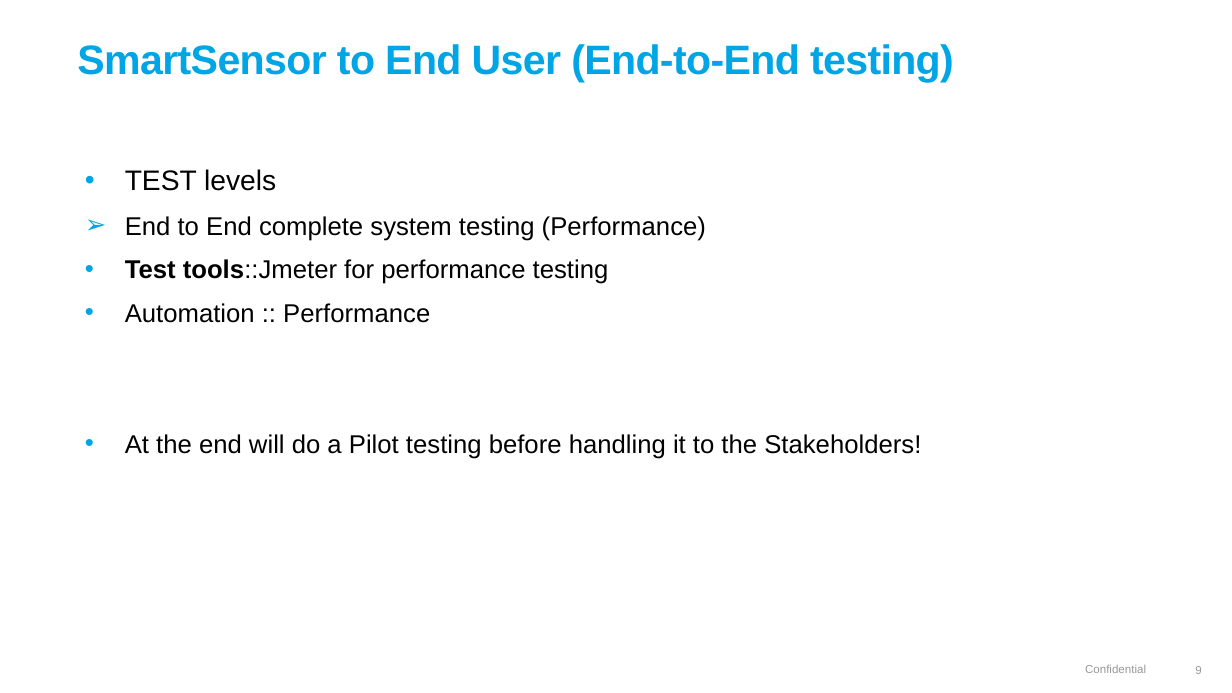
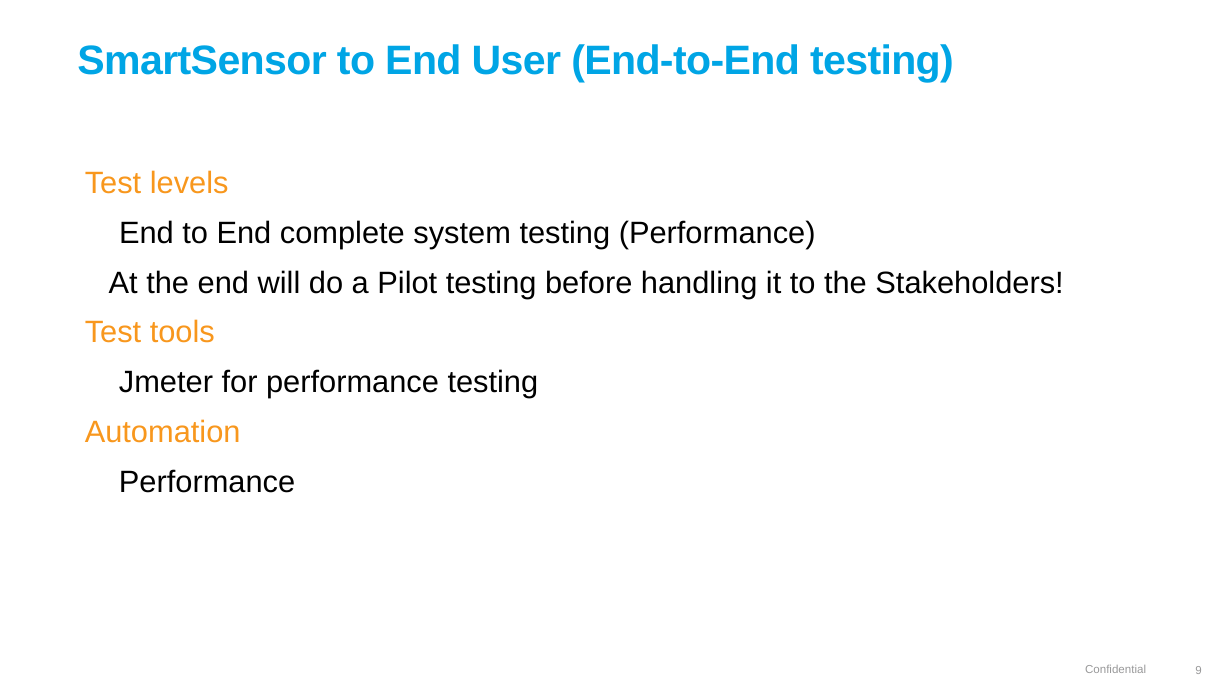
Before and after one commit to lasse1900/test_assignment_30032022, a slide deck: slide 9 of QA SIMULATION PROJECT.pptx. Drawn at 1232x693 pixels with LibreOffice and Linux fonts; fonts in the diff are those of the drawing; background and template pictures are left out. Boxes give left, top, right and bottom in pixels: in the first picture for what was removed or moved away, otherwise in the second. Text is boxed around its words. In the diff, an @@ line names an element or a change of style, - is before the commit and + after.

```diff
--- a/QA SIMULATION PROJECT.pptx
+++ b/QA SIMULATION PROJECT.pptx
@@ text at [85,170,229,194]: text changed; size 22 to 24 pt; text colour #000000 to #F8971D @@
-• TEST levels
+Test levels
@@ text at [109,220,1063,298]: size 20 to 24 pt in "End to End complete system testing (Performance)", "At the end will do a Pilot ..."; bullet ➢ to none; bullet • to none @@
@@ text at [125,259,609,323]: paragraphs removed @@
-• Test tools::Jmeter for performance testing
-• Automation :: Performance
@@ text at [85,319,539,493]: paragraphs added @@
+Test tools
+Jmeter for performance testing
+Automation
+Performance
```
Also in this commit, not shown: 10 other slides changed, 1 other file.
